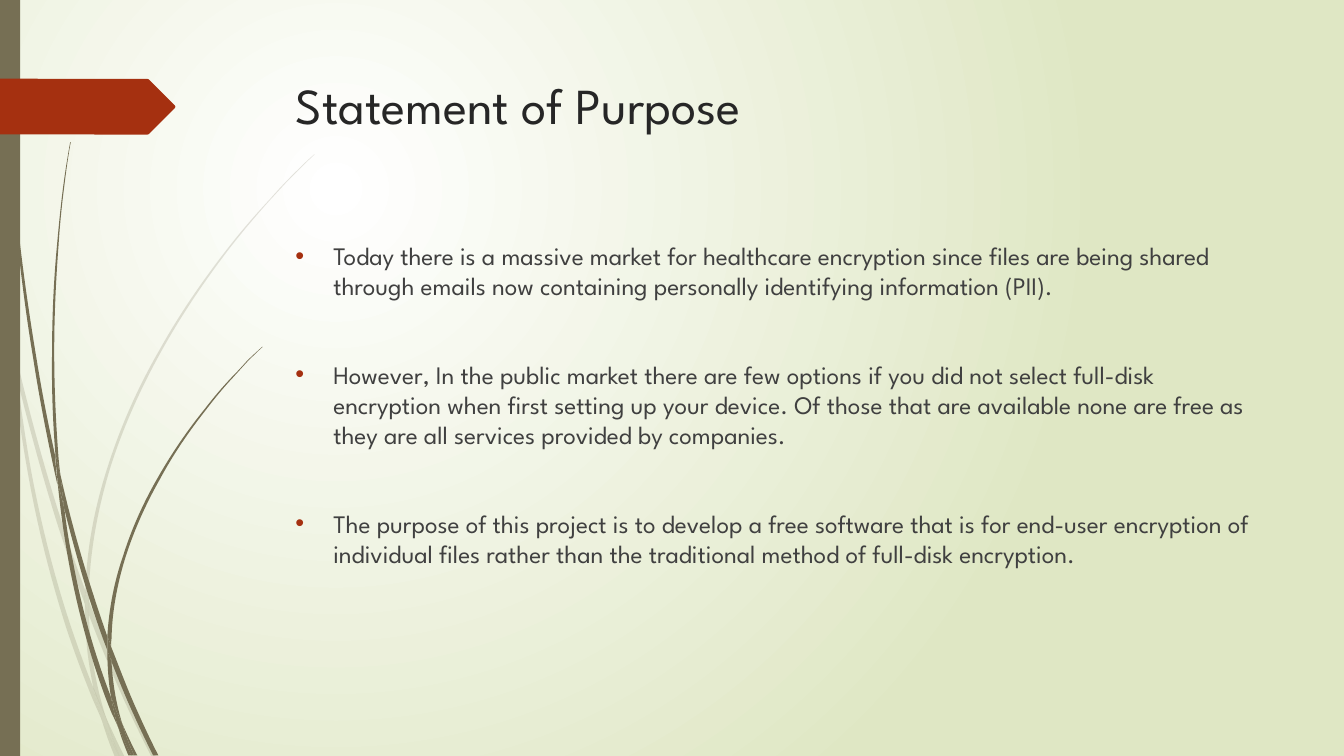
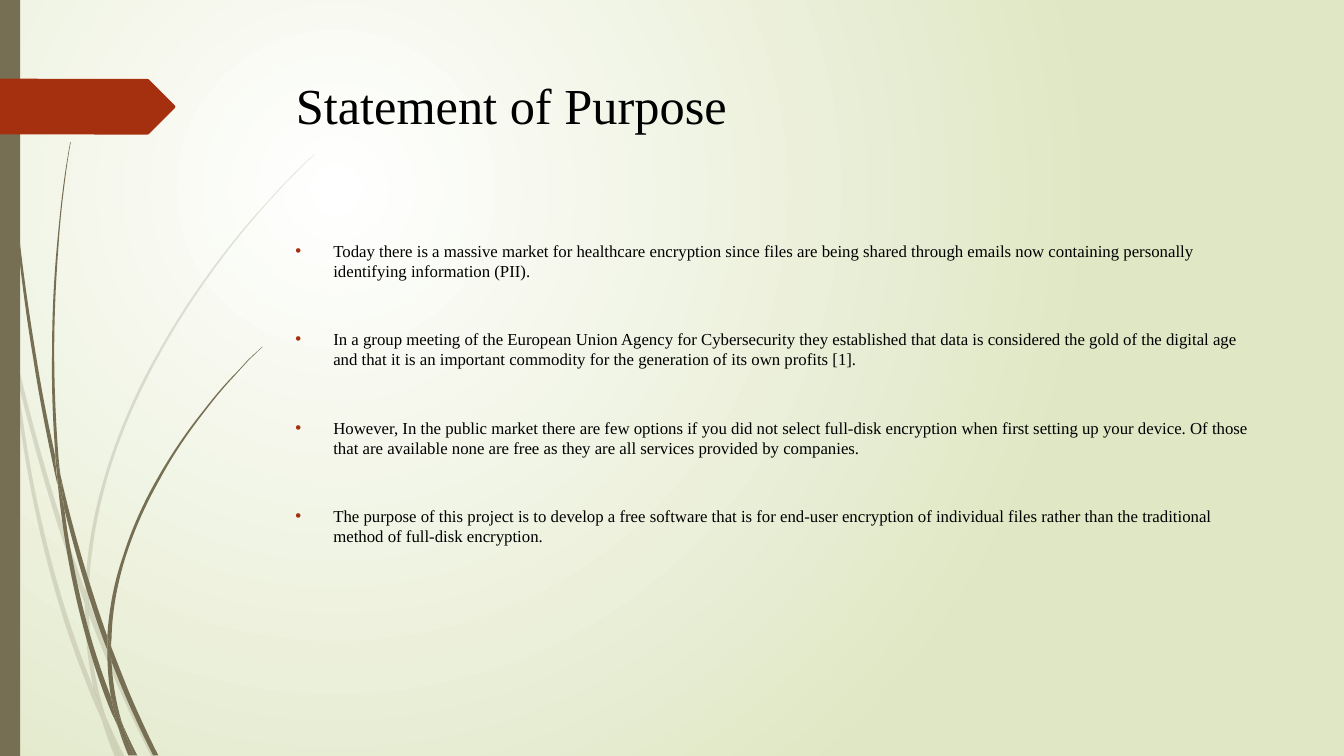
Before and after one commit to trevorabel/trevorabel.github.io, a slide deck: slide 2 of Senior Project Defense Slides.pptx. Drawn at 1344x756 pixels with LibreOffice and Linux fonts; fonts in the diff are those of the drawing. Boxes give left, top, right and bottom in pixels: in the first picture for what was removed or moved away, otherwise in the second. Text is boxed around its words. In the diff, an @@ line names an element or a change of style, - is before the commit and + after.

```diff
--- a/Senior Project Defense Slides.pptx
+++ b/Senior Project Defense Slides.pptx
@@ title "Statement of Purpose" at (296, 88, 726, 134): font League Spartan to Times New Roman, text colour #262626 to #000000 @@
@@ text at (333, 245, 1247, 546): size 18 to 12 pt, font League Spartan to Times New Roman, text colour #404040 to #000000 in "Today there is a massive market for ...", "However, In the public market there are ...", "The purpose of this project is to ..." @@
@@ text at (333, 333, 1236, 369): paragraph added @@
+• In a group meeting of the European Union Agency for Cybersecurity they established that data is considered the gold of the digital age and that it is an important commodity for the generation of its own profits [1].
```
Also in this commit, not shown: 8 other slides changed, 2 slides added, 1 slide removed.
